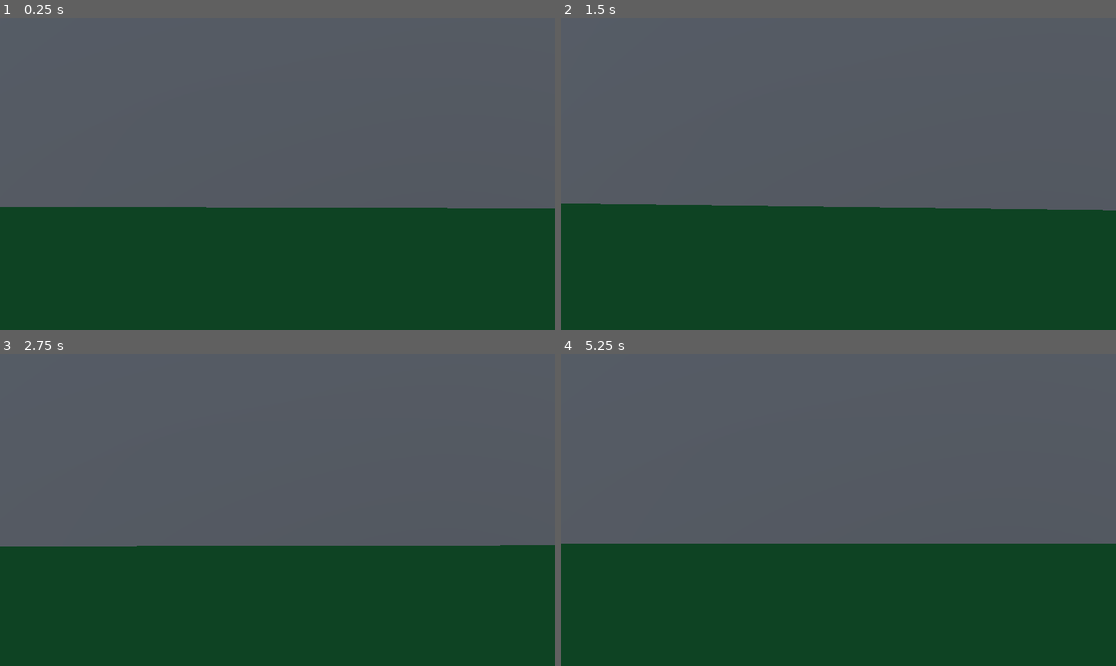
Above: before the commit, frames 1-4 (two rows, left to right).
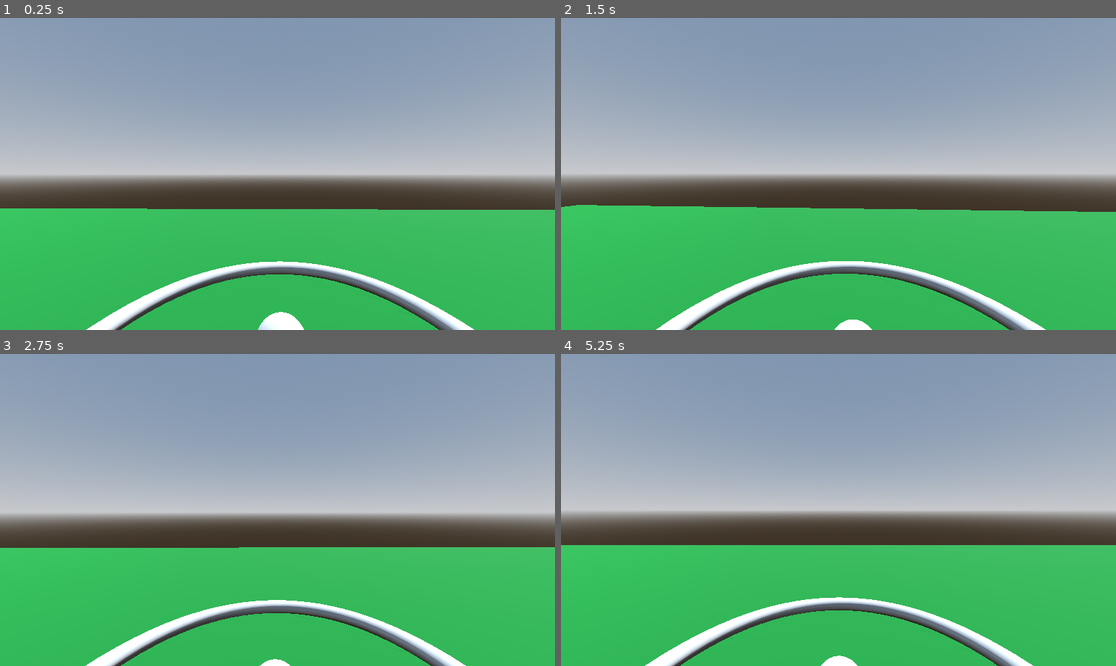
Above: after the commit, the same moments.

Repository: DeanLemans/first-vr-game
Game: Godot game, scene res://main.tscn
Two runs of this game, one before a commit and one after it. Both use one fixed random seed, a clock stepped at 60 frames per second and the inputs below.
Inputs (mouse positions are in pixels of both pictures, inside the frame that each line leads up to):
- Up to frame 1 (0.25 s): no input
- Up to frame 2 (1.5 s): tap Enter at 0.5 s; move the mouse to (866, 174) at 0.52 s; hold W from 0.53 s (still down); tap 1 at 0.6 s; click (866, 174) at 0.67 s; tap Space at 1.25 s; move the mouse to (810, 174) at 1.27 s; tap 2 at 1.35 s
- Up to frame 3 (2.75 s): keep holding W; tap Enter at 2 s; move the mouse to (288, 503) at 2.02 s; tap 3 at 2.1 s
- Up to frame 4 (5.25 s): keep holding W; tap Space at 2.75, 4.25 s; move the mouse to (832, 516) at 2.77 s; tap 4 at 2.85 s; click (832, 516) at 2.92 s; tap Enter at 3.5 s; move the mouse to (877, 513) at 3.52 s; tap 5 at 3.6 s; move the mouse to (794, 506) at 4.27 s; tap 6 at 4.35 s; move the mouse to (844, 510) at 5.02 s; tap 7 at 5.1 s; click (844, 510) at 5.17 s

The runs differ from the first frame. In frame 1, 99% of the frame differs, in the area x 0-100%, y 0-100%; in frame 2, 99%; in frame 3, 99%; in frame 4, 99%.

Commit message:
half asses loop-de-loop

Diff:
--- a/main.tscn
+++ b/main.tscn
@@ -24,7 +24,8 @@
 material = SubResource("StandardMaterial3D_jxkaw")
 size = Vector2(15, 10)
 
-[sub_resource type="BoxMesh" id="BoxMesh_2xy0b"]
+[sub_resource type="TorusMesh" id="TorusMesh_lyyyp"]
+inner_radius = 0.9
 
 [sub_resource type="ConvexPolygonShape3D" id="ConvexPolygonShape3D_li25e"]
 points = PackedVector3Array(0.5, 0.5, 0.5, 0.5, 0.5, -0.5, -0.5, 0.5, 0.5, 0.5, -0.5, 0.5, 0.5, -0.5, -0.5, -0.5, 0.5, -0.5, -0.5, -0.5, 0.5, -0.5, -0.5, -0.5)
@@ -48,15 +49,17 @@
 [node name="StartXR" parent="." instance=ExtResource("1_f8xri")]
 
 [node name="XROrigin3D" parent="." instance=ExtResource("2_dqll6")]
+transform = Transform3D(1, 0, 0, 0, 1, 0, 0, 0, 1, 0, 1.68259, 0)
 
 [node name="MeshInstance3D" type="MeshInstance3D" parent="."]
+transform = Transform3D(1, 0, 0, 0, 1, 0, 0, 0, 1, 0, 0.818349, 0)
 mesh = SubResource("PlaneMesh_rdrkn")
 
 [node name="StaticBody3D2" type="StaticBody3D" parent="."]
 
 [node name="MeshInstance3D" type="MeshInstance3D" parent="StaticBody3D2"]
-transform = Transform3D(1, 0, 0, 0, 1, 0, 0, 0, 1, 0, 0.411566, -0.802847)
-mesh = SubResource("BoxMesh_2xy0b")
+transform = Transform3D(1, 0, 0, 0, 1, 0, 0, 0, 1, 0, 0.873877, -0.802847)
+mesh = SubResource("TorusMesh_lyyyp")
 
 [node name="CollisionShape3D" type="CollisionShape3D" parent="StaticBody3D2"]
 transform = Transform3D(1, 0, 0, 0, 1, 0, 0, 0, 1, 0, 0.411566, -0.802847)
